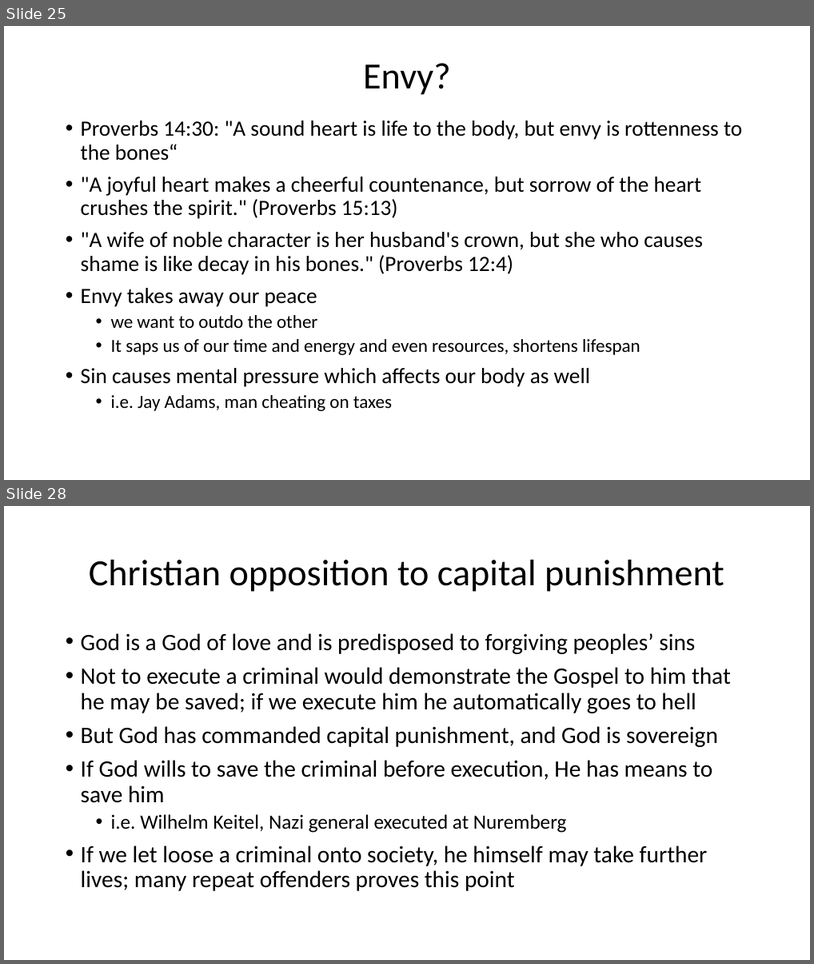
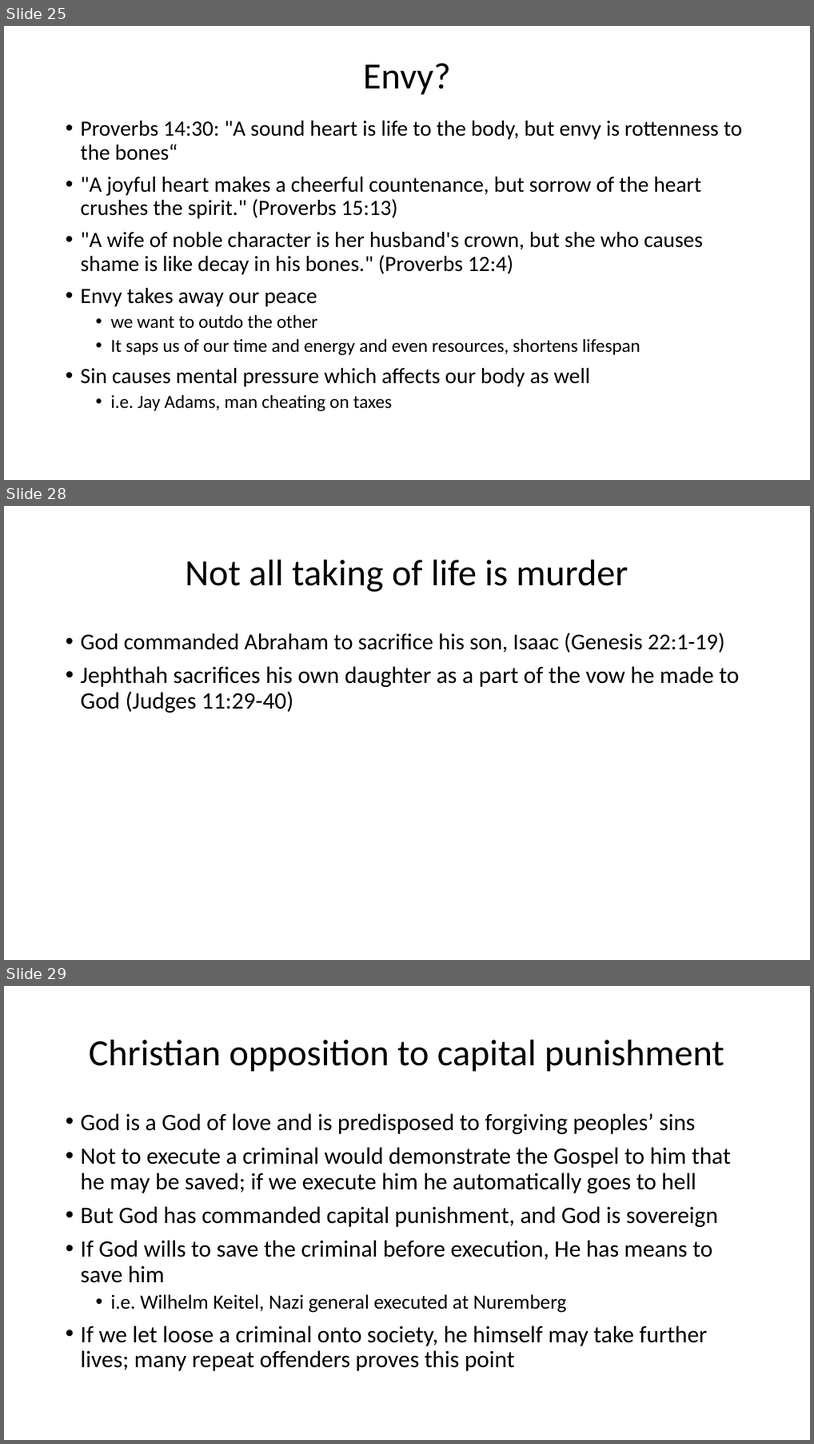
Before and after one commit to csmatyi/calvary_sunday_school, a slide deck: WSC67-69_211010.pptx. Shown one above the other, each under a label of ours: slides 25 and 28 before the commit, slides 25, 28 and 29 after it; the slides between them are not shown. The pictures are 814x964 and 814x1444 pixels, drawn with LibreOffice and Linux fonts; fonts in the diff are those of the drawing. Boxes give left, top, right and bottom in pixels: in the first picture for what was removed or moved away, otherwise in the second. Text is boxed around its words. In the diff, an @@ line names an element or a change of style, - is before the commit and + after.

```diff
--- a/WSC67-69_211010.pptx
+++ b/WSC67-69_211010.pptx
@@ slide 28 added at (4, 506, 810, 960), background #FFFFFF @@
@@ title added at (185, 560, 629, 592), 44 pt, text #000000 @@
+Not all taking of life is murder
@@ text added at (81, 632, 739, 712), 28 pt, text #000000 @@
+• God commanded Abraham to sacrifice his son, Isaac (Genesis 22:1-19)
+• Jephthah sacrifices his own daughter as a part of the vow he made to God (Judges 11:29-40)
@@ what was slide 28 is now slide 29 @@
```
Also in this commit, not shown: 10 slides changed.
